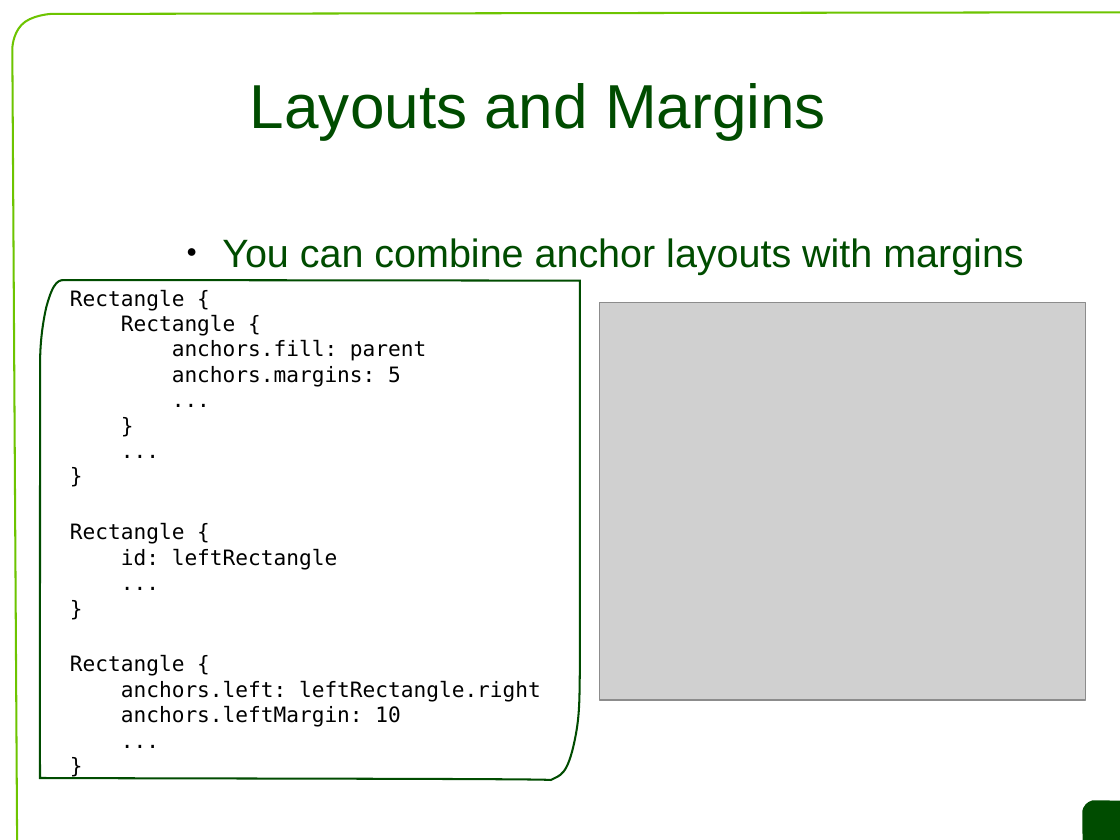
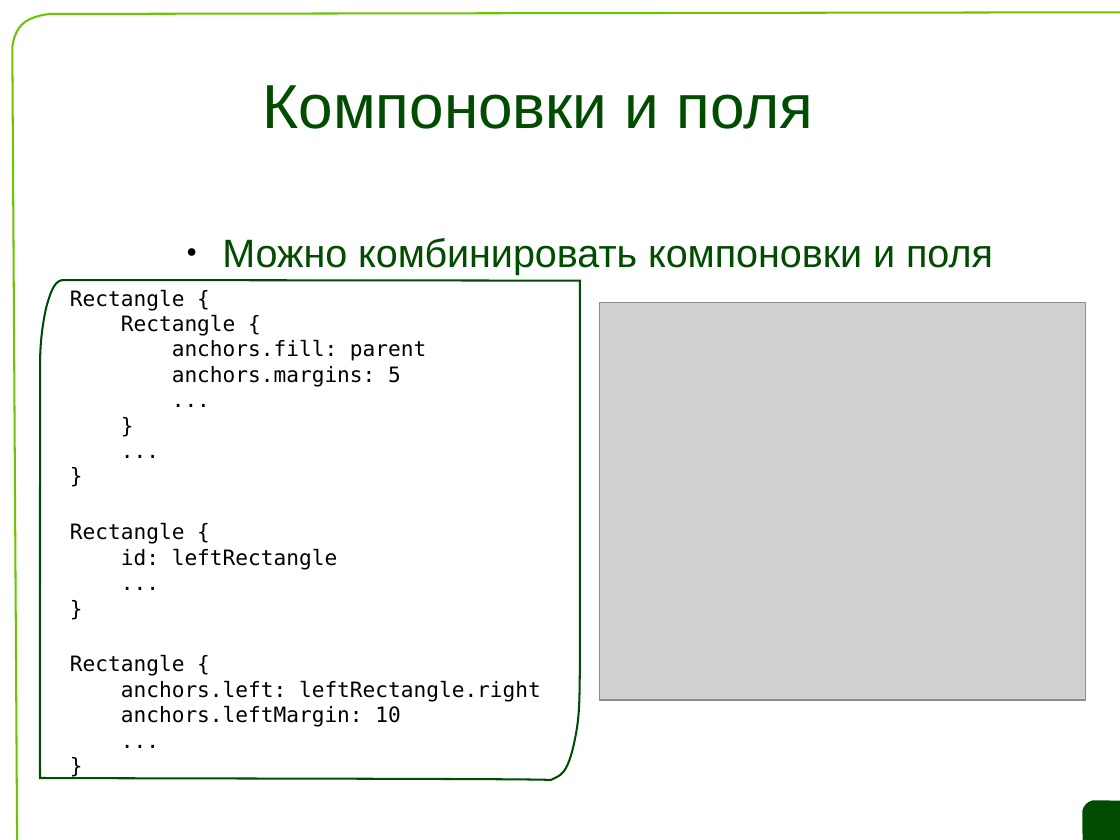
Before and after one commit to saa/qecm, a slide deck: slide 17 of L7/L7 Slides.odp. Drawn at 1120x840 pixels with LibreOffice and Linux fonts; fonts in the diff are those of the drawing; grey boxes stand for pictures; background and template pictures are left out. Boxes give left, top, right and bottom in pixels: in the first picture for what was removed or moved away, otherwise in the second. Text is boxed around its words. In the diff, an @@ line names an element or a change of style, - is before the commit and + after.

```diff
--- a/L7/L7 Slides.odp
+++ b/L7/L7 Slides.odp
@@ title at <box>263,85,814,129</box>: text changed @@
-Layouts and Margins
+Компоновки и поля
@@ text at <box>222,238,993,275</box>: text changed @@
-● You can combine anchor layouts with margins
+● Можно комбинировать компоновки и поля
```
Also in this commit, not shown: 16 other slides changed, 6 slides added, 6 slides removed.
